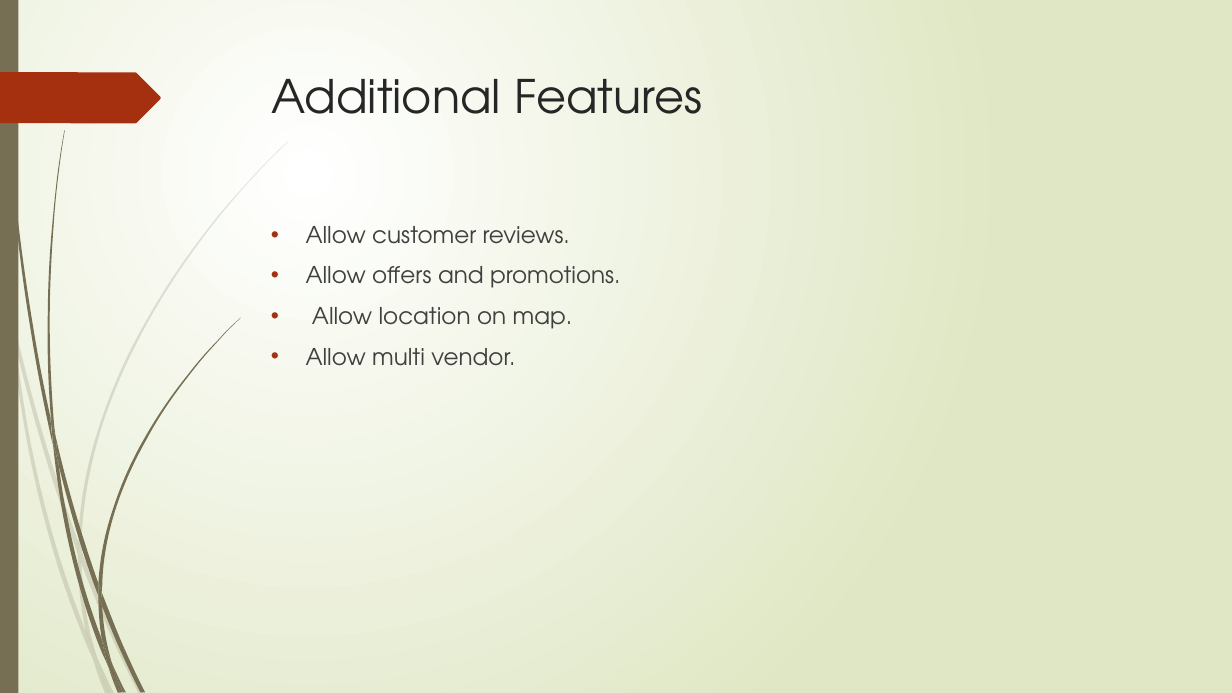
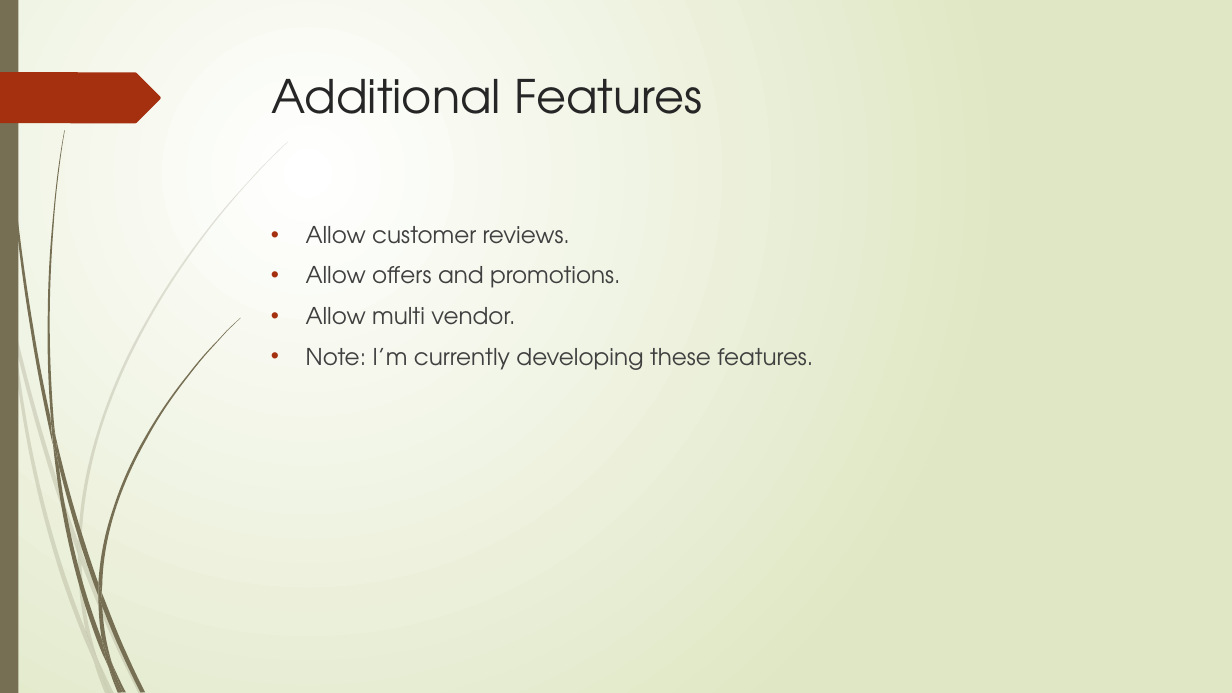
Before and after one commit to AlaaShatat/smart-marketplace, a slide deck: slide 5 of Documents/ShopOn-project.pptx. Drawn at 1232x693 pixels with LibreOffice and Linux fonts; fonts in the diff are those of the drawing. Boxes give left, top, right and bottom in pixels: in the first picture for what was removed or moved away, otherwise in the second. Text is boxed around its words. In the diff, an @@ line names an element or a change of style, - is before the commit and + after.

```diff
--- a/Documents/ShopOn-project.pptx
+++ b/Documents/ShopOn-project.pptx
@@ text at (x1=312, y1=307, x2=573, y2=329): paragraph removed @@
-• Allow location on map.
@@ text at (x1=306, y1=348, x2=813, y2=370): paragraph added @@
+• Note: I’m currently developing these features.
```
Also in this commit, not shown: 3 other slides changed, 1 slide added, 4 other files.
